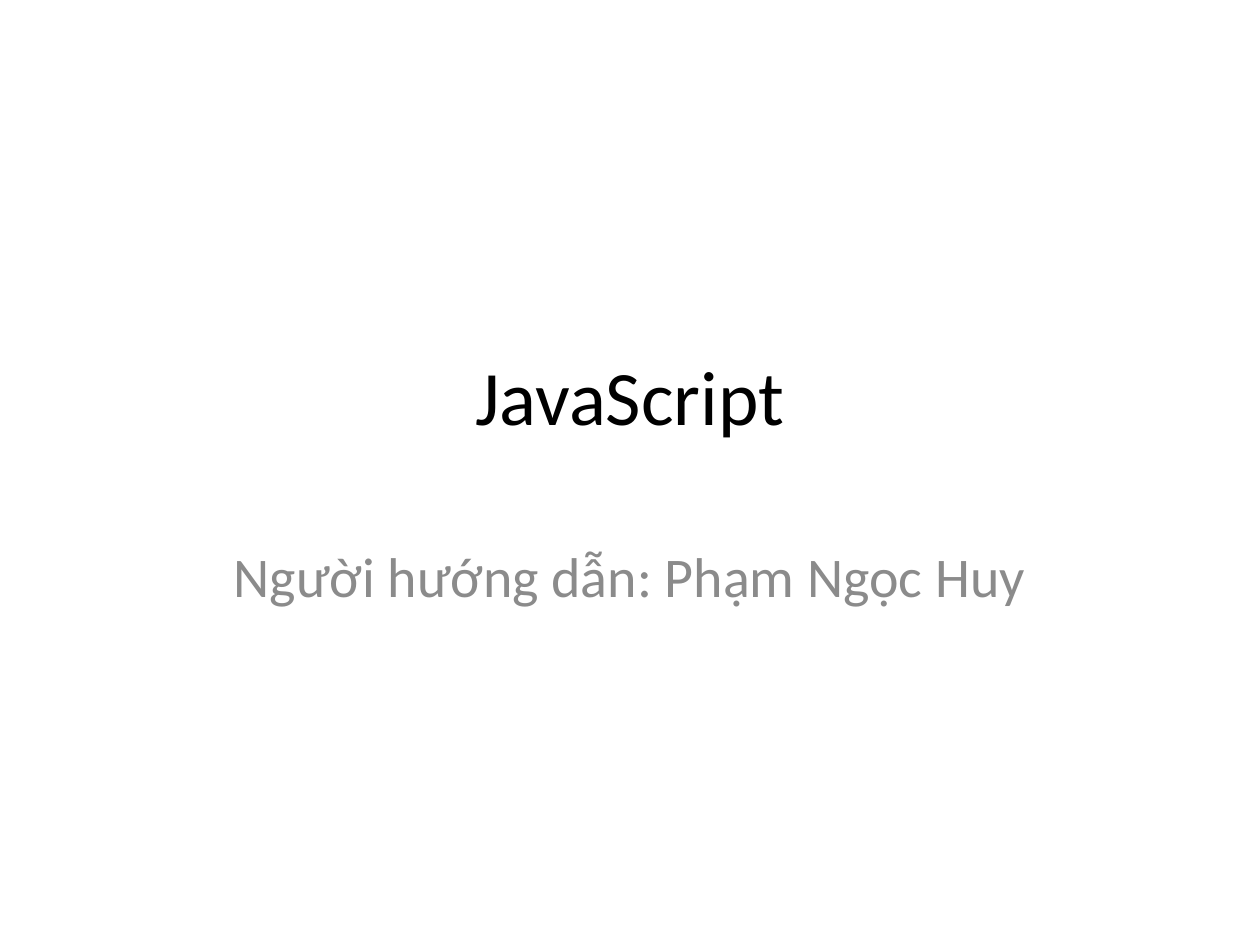
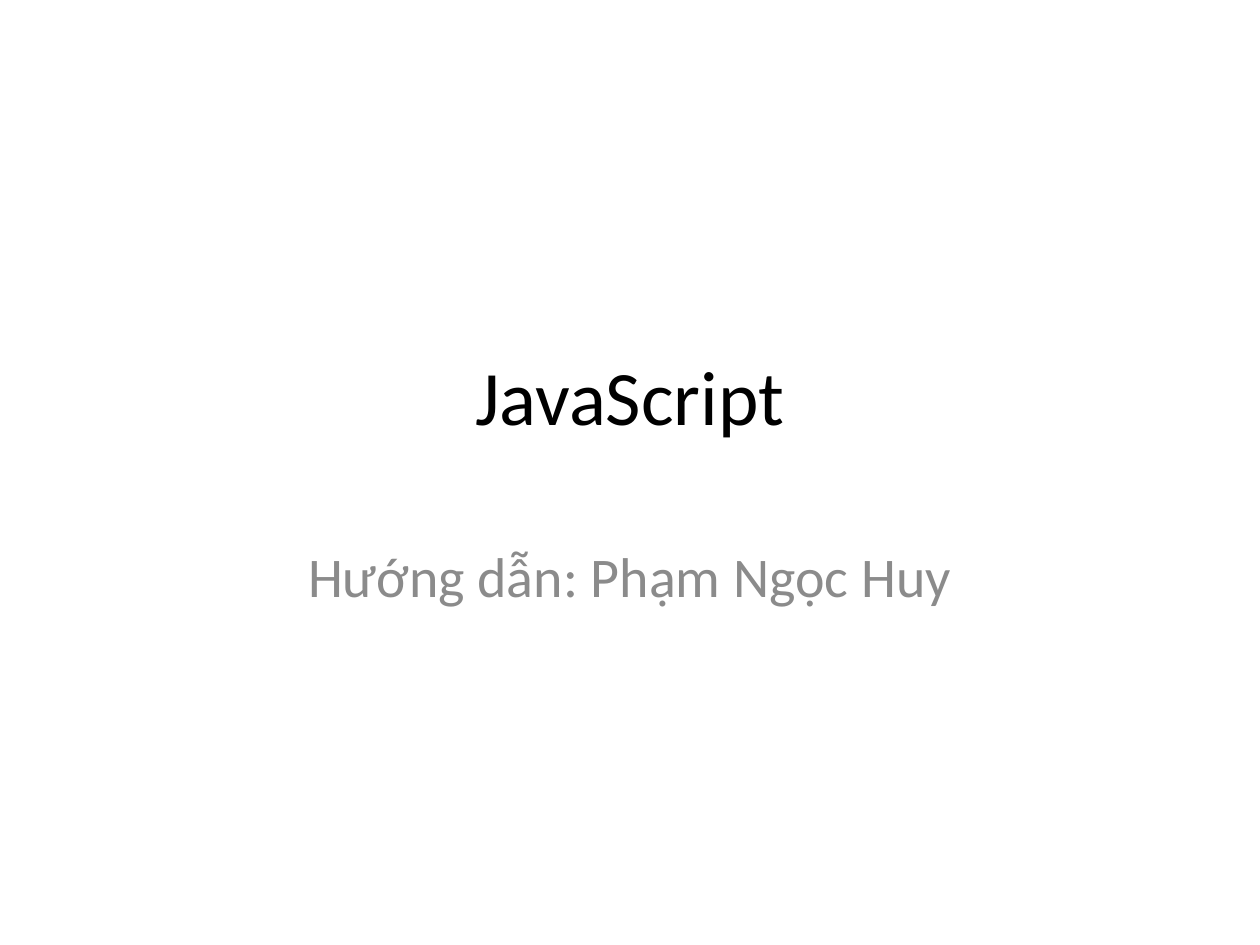
Before and after one commit to phithanh97cs/T3H, a slide deck: slide 1 of 1. Front-end/3. JavaScipt - JS/3. Java Script.pptx. Drawn at 1260x945 pixels with LibreOffice and Linux fonts; fonts in the diff are those of the drawing. Boxes give left, top, right and bottom in pixels: in the first picture for what was removed or moved away, otherwise in the second. Text is boxed around its words. In the diff, an @@ line names an element or a change of style, - is before the commit and + after.

```diff
--- a/1. Front-end/3. JavaScipt - JS/3. Java Script.pptx
+++ b/1. Front-end/3. JavaScipt - JS/3. Java Script.pptx
@@ subtitle at box(308, 551, 951, 607): text changed @@
-Người hướng dẫn: Phạm Ngọc Huy
+Hướng dẫn: Phạm Ngọc Huy
```
Also in this commit, not shown: 2 other slides changed, 1 slide added, 5 other files.
